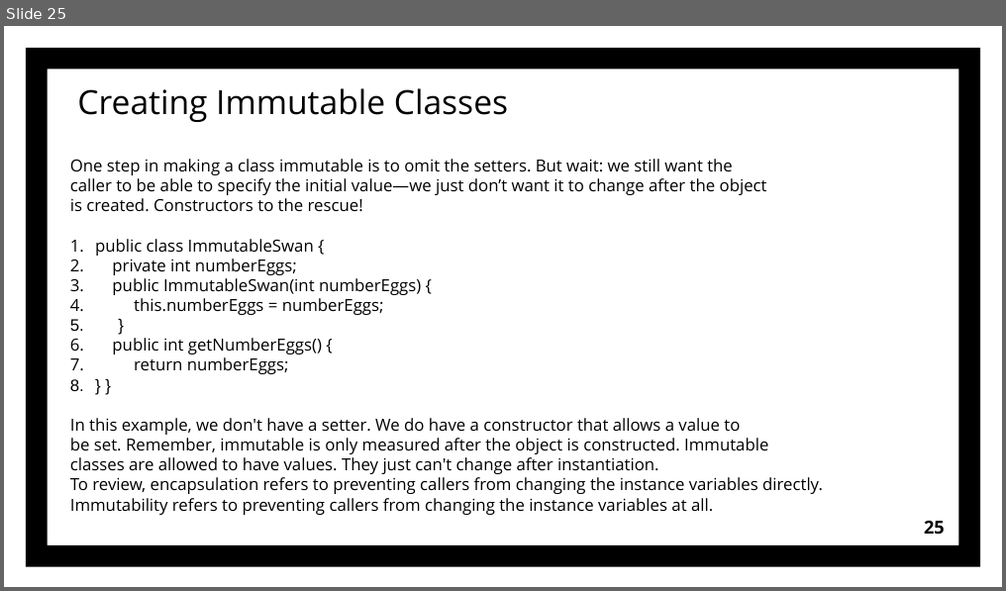
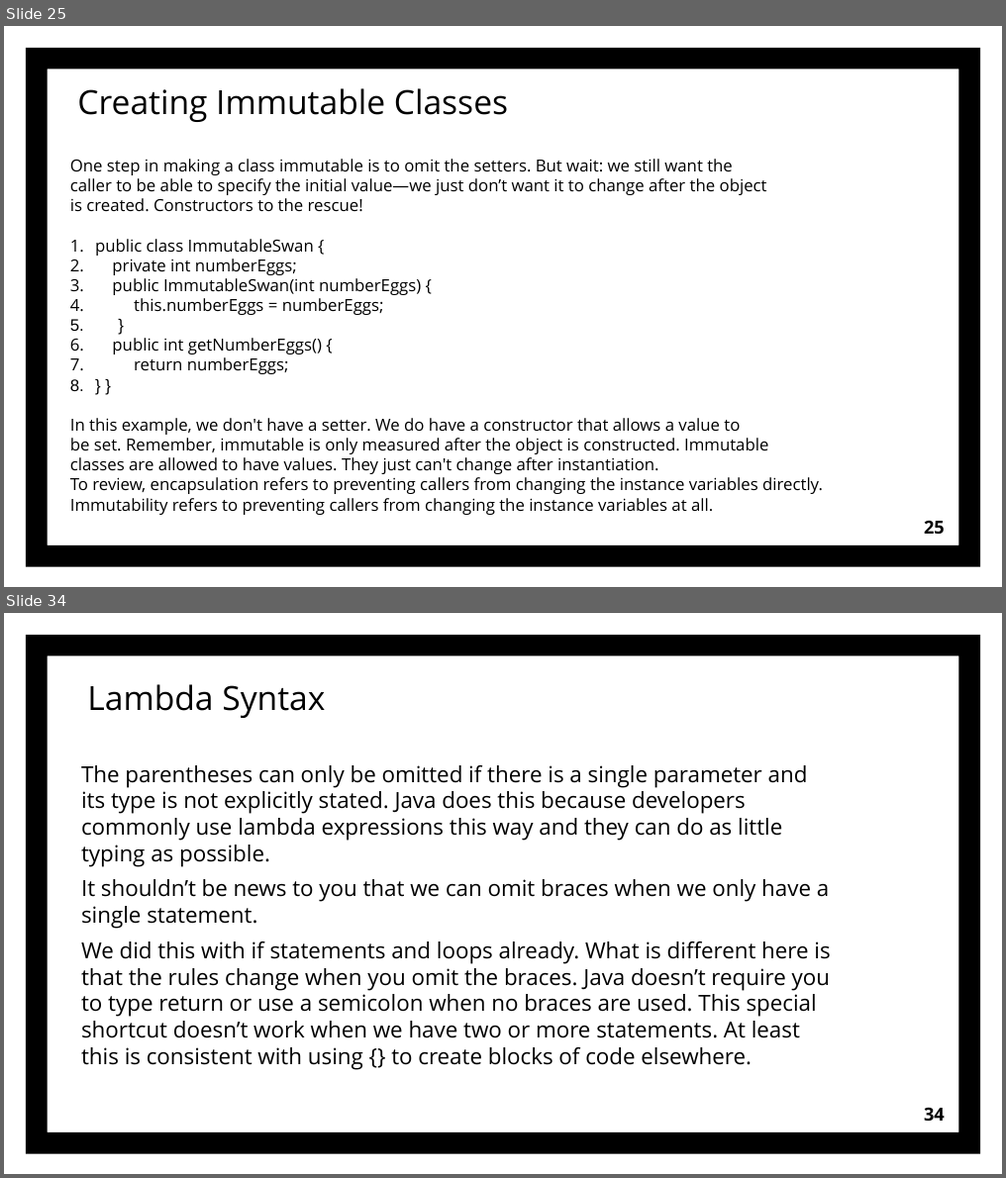
Before and after one commit to Grigory2000/OCATests, a slide deck: OCA Chapter 4 part 3.pptx. Shown one above the other, each under a label of ours: slide 25 before the commit, slides 25 and 34 after it; the slides between them are not shown. The pictures are 1006x591 and 1006x1178 pixels, drawn with LibreOffice and Linux fonts; fonts in the diff are those of the drawing. Boxes give left, top, right and bottom in pixels: in the first picture for what was removed or moved away, otherwise in the second. Text is boxed around its words. In the diff, an @@ line names an element or a change of style, - is before the commit and + after.

Commit message:
lambda commit

```diff
--- a/OCA Chapter 4 part 3.pptx
+++ b/OCA Chapter 4 part 3.pptx
@@ slide 34 added at bbox=[4, 613, 1002, 1174], background #FFFFFF; not listed: 1 template element that a slide beside it also shows @@
@@ title added at bbox=[87, 684, 325, 718], 24 pt, text #000000 @@
+Lambda Syntax
@@ text added at bbox=[81, 765, 830, 1070], 16 pt, text #000000 @@
+The parentheses can only be omitted if there is a single parameter and its type is not explicitly stated. Java does this because developers commonly use lambda expressions this way and they can do as little typing as possible.
+It shouldn’t be news to you that we can omit braces when we only have a single statement.
+We did this with if statements and loops already. What is different here is that the rules change when you omit the braces. Java doesn’t require you to type return or use a semicolon when no braces are used. This special shortcut doesn’t work when we have two or more statements. At least this is consistent with using {} to create blocks of code elsewhere.
@@ page number added at bbox=[924, 1108, 944, 1121], 13 pt, text #000000, bold @@
+34
```
Also in this commit, not shown: 7 slides changed, 10 other slides added, 31 other files.
